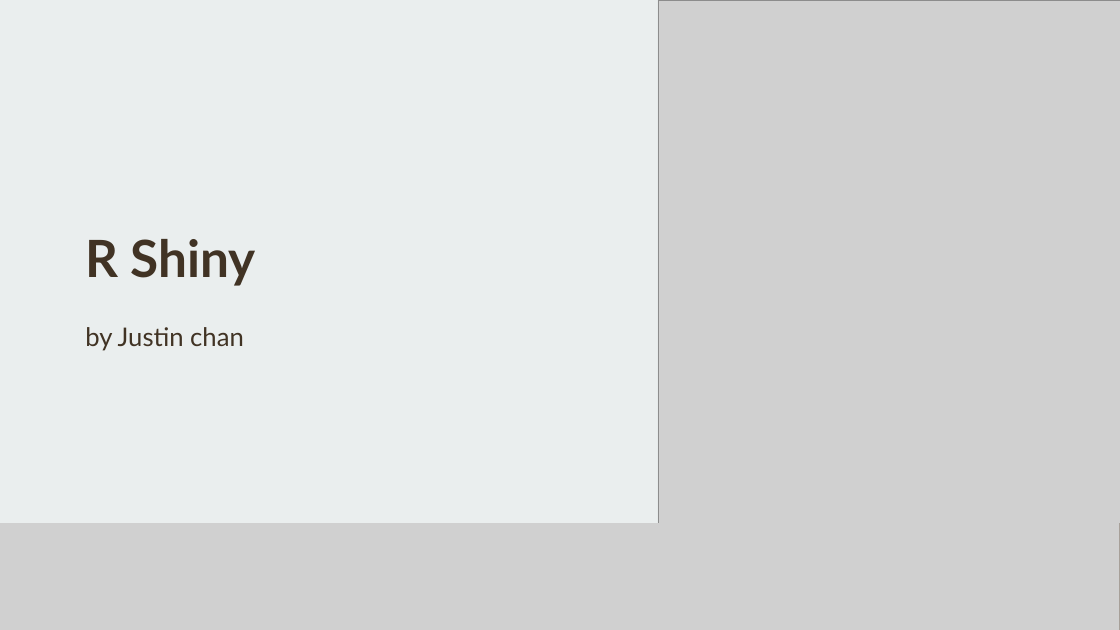
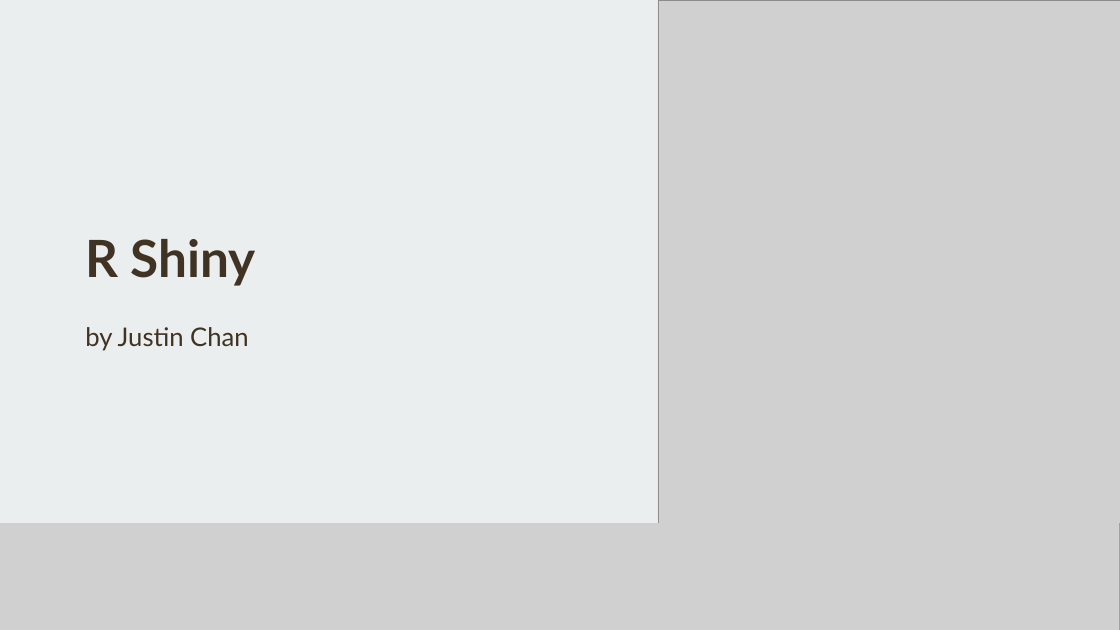
Before and after one commit to juschan/RShinyTraining, a slide deck: slide 1 of RShiny_Slides.pptx. Drawn at 1120x630 pixels with LibreOffice and Linux fonts; fonts in the diff are those of the drawing; grey boxes stand for pictures; background and template pictures are left out. Boxes give left, top, right and bottom in pixels: in the first picture for what was removed or moved away, otherwise in the second. Text is boxed around its words. In the diff, an @@ line names an element or a change of style, - is before the commit and + after.

```diff
--- a/RShiny_Slides.pptx
+++ b/RShiny_Slides.pptx
@@ subtitle at (85, 327, 248, 351): text changed @@
-by Justin chan
+by Justin Chan
```
Also in this commit, not shown: 2 other slides changed.
